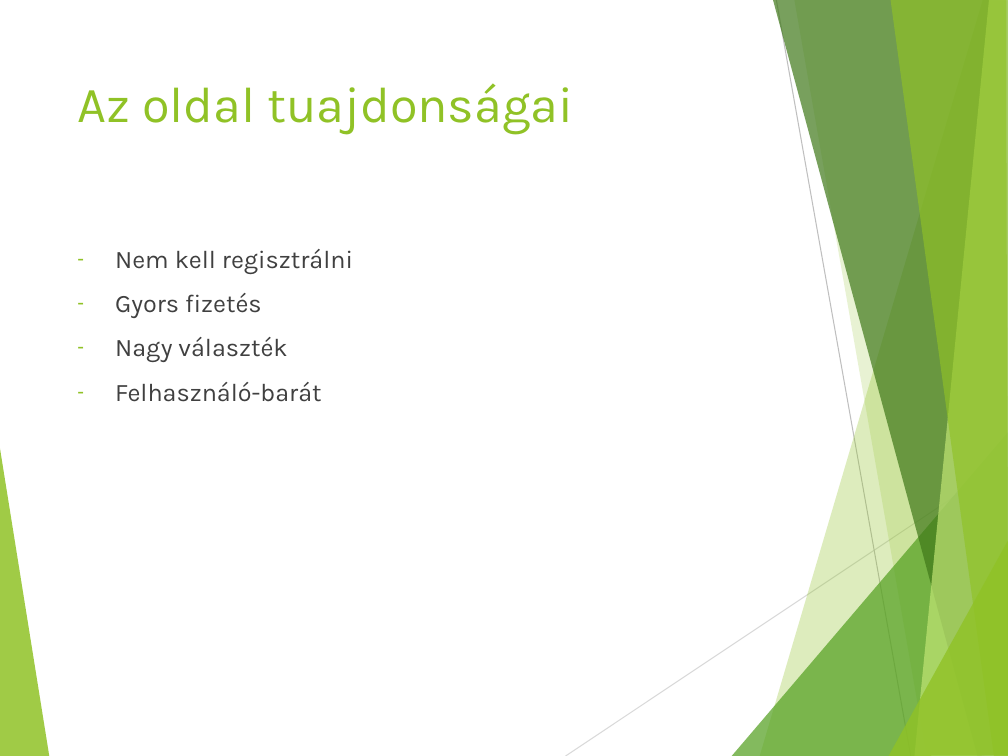
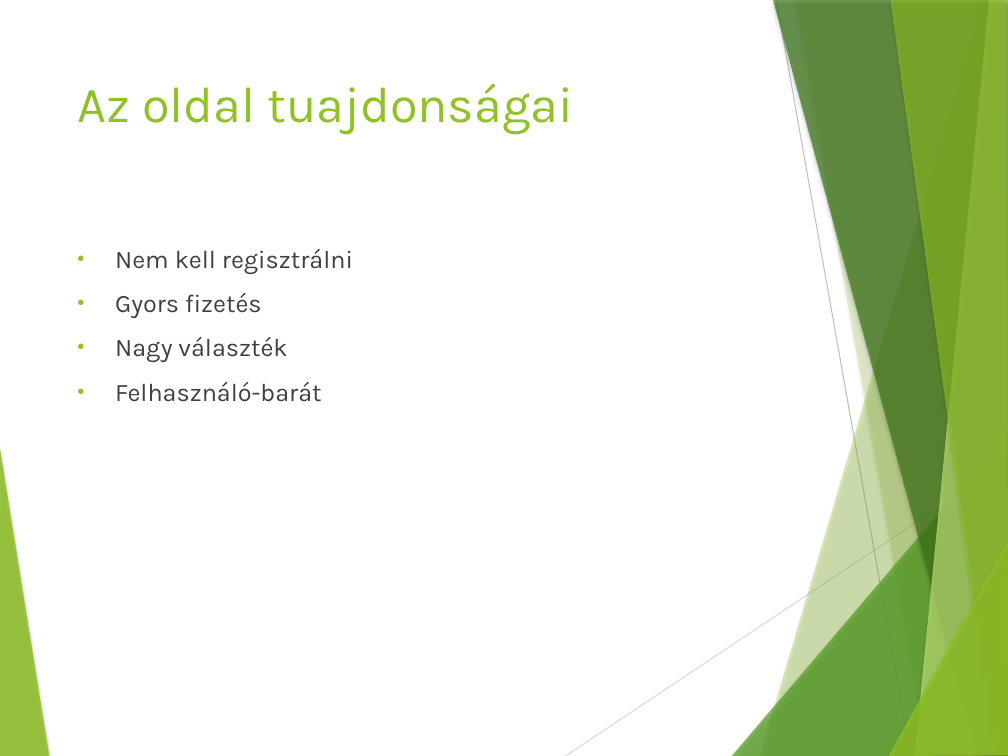
Before and after one commit to Gabi4555/Vizsga_Project, a slide deck: slide 5 of Dokumentációk/Szoftverfejlesztő- és tesztelő vizsgaremek.pptx (slide 7 before the commit). Drawn at 1008x756 pixels with LibreOffice and Linux fonts; fonts in the diff are those of the drawing. Boxes give left, top, right and bottom in pixels: in the first picture for what was removed or moved away, otherwise in the second. Text is boxed around its words. In the diff, an @@ line names an element or a change of style, - is before the commit and + after.

```diff
--- a/Dokumentációk/Szoftverfejlesztő- és tesztelő vizsgaremek.pptx
+++ b/Dokumentációk/Szoftverfejlesztő- és tesztelő vizsgaremek.pptx
@@ background #191919 to #FFFFFF @@
@@ line (776, 0) - (911, 756): stroke #131313 0.75 pt to #BFBFBF 0.75 pt @@
@@ text "Nem kell regisztrálni" at box(115, 249, 353, 402): text colour #E8EBF1 to #404040; bullet - to • @@
@@ line (565, 756) - (1008, 461): stroke #151515 0.75 pt to #D9D9D9 0.75 pt @@
@@ shadow on in 7 elements at box(760, 0, 1008, 756), box(794, 0, 1008, 756), box(732, 432, 1008, 756), box(773, 0, 1008, 756), box(914, 0, 1008, 756), box(890, 0, 1008, 756), box(888, 539, 1008, 756) @@
```
Also in this commit, not shown: 9 other slides changed, 2 slides removed, 24 other files.
